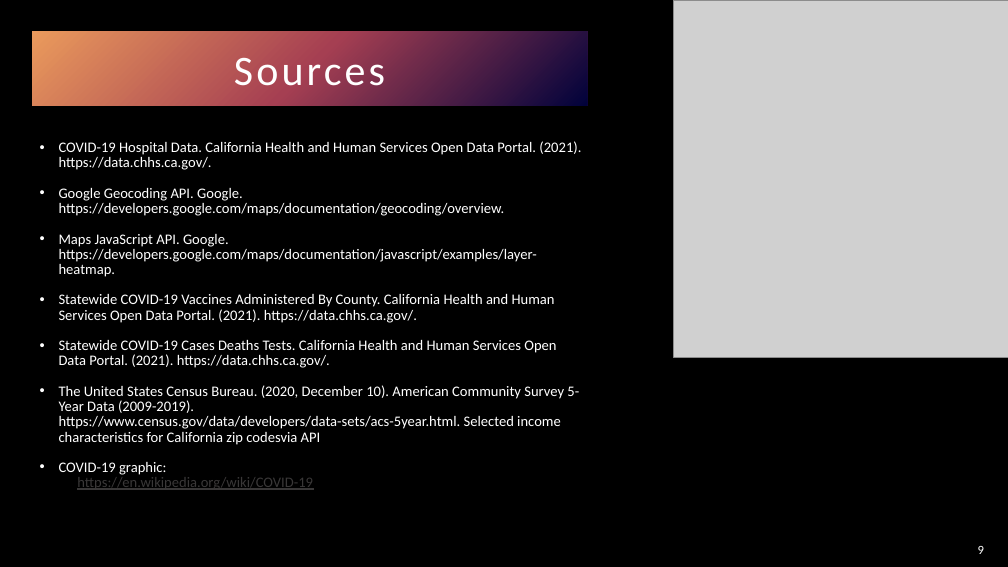
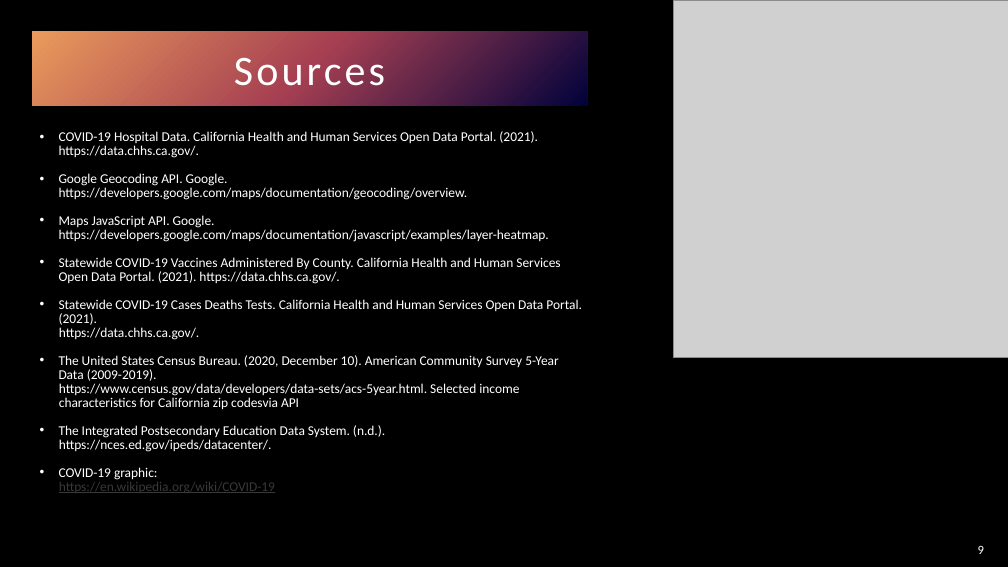
Before and after one commit to danijmartin/Covid-19-California, a slide deck: slide 9 of Impact_of_COVID_ in_CA.pptx. Drawn at 1008x567 pixels with LibreOffice and Linux fonts; fonts in the diff are those of the drawing; grey boxes stand for pictures. Boxes give left, top, right and bottom in pixels: in the first picture for what was removed or moved away, otherwise in the second. Text is boxed around its words. In the diff, an @@ line names an element or a change of style, - is before the commit and + after.

Commit message:
Added source

```diff
--- a/Impact_of_COVID_ in_CA.pptx
+++ b/Impact_of_COVID_ in_CA.pptx
@@ text "COVID-19 Hospital Data. California Health ...": place and size @@
-text "COVID-19 Hospital Data. California Health ..." at [59, 141, 581, 490]
+text "COVID-19 Hospital Data. California Health ..." at [59, 131, 582, 493]
@@ text at [59, 131, 560, 493]: size 13.9 to 12.8 pt in "COVID-19 Hospital Data. California Health and Human ...", "Google Geocoding API. Google. https://developers.google.com/ ...", "Maps JavaScript API. Google. https://developers.google.com/m ...", "Statewide COVID-19 Vaccines Administered By County. Californ ..." and 2 more places; indent changed @@
@@ text at [59, 299, 582, 452]: text changed; size 13.9 to 12.8 pt @@
-• Statewide COVID-19 Cases Deaths Tests. California Health and Human Services Open Data Portal. (2021). https://data.chhs.ca.gov/.
-• The United States Census Bureau. (2020, December 10). American Community Survey 5-Year Data (2009-2019). https://www.census.gov/data/developers/data-sets/acs-5year.html. Selected income characteristics for California zip codesvia API
+• Statewide COVID-19 Cases Deaths Tests. California Health and Human Services Open Data Portal. (2021).
+  https://data.chhs.ca.gov/.
+• The United States Census Bureau. (2020, December 10). American Community Survey 5-Year Data (2009-2019).
+  https://www.census.gov/data/developers/data-sets/acs-5year.html. Selected income characteristics for California zip codesvia API
+• The Integrated Postsecondary Education Data System. (n.d.).
+https://nces.ed.gov/ipeds/datacenter/.
```
